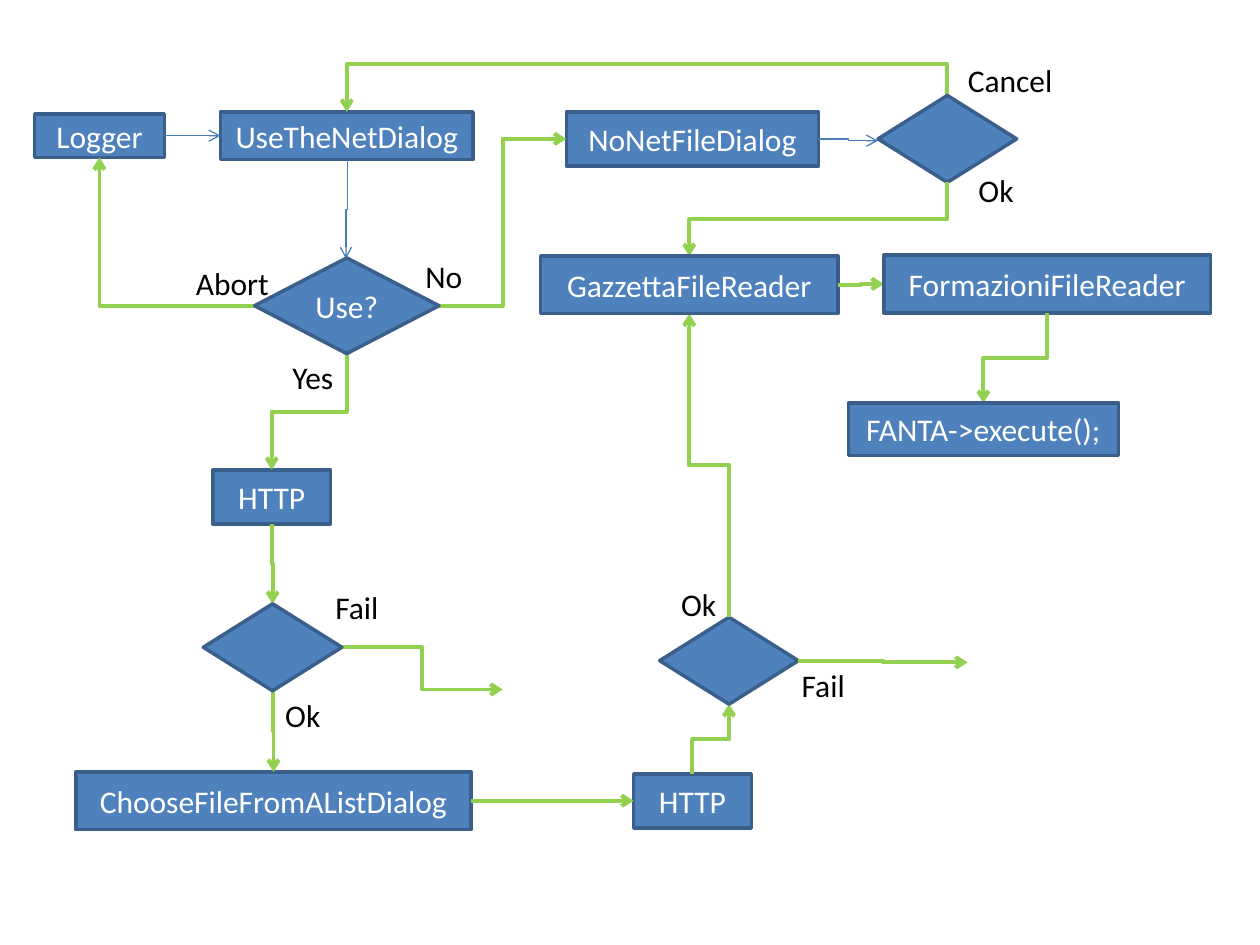
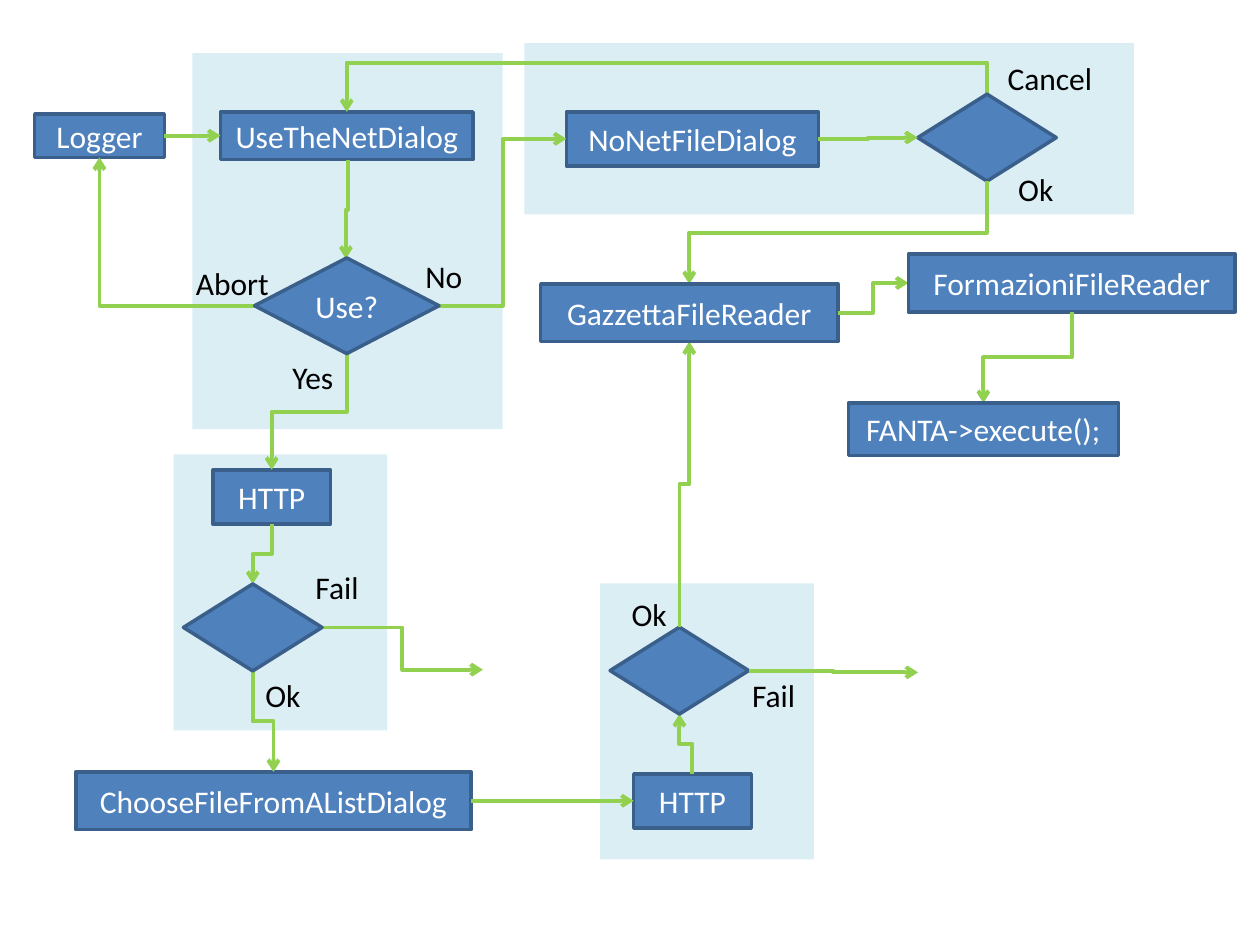
Before and after one commit to wdastru/FantaCalcGui, a slide deck: slide 1 of FlowDiagram.pptx. Drawn at 1260x945 pixels with LibreOffice and Linux fonts; fonts in the diff are those of the drawing. Boxes give left, top, right and bottom in pixels: in the first picture for what was removed or moved away, otherwise in the second. Text is boxed around its words. In the diff, an @@ line names an element or a change of style, - is before the commit and + after.

```diff
--- a/FlowDiagram.pptx
+++ b/FlowDiagram.pptx
@@ rectangle added at (193,53,503,428), fill #DBEEF4 @@
@@ rectangle added at (524,43,1134,214), fill #DBEEF4 @@
@@ elbow arrow moved from (948, 96) - (346, 112) to (987, 94) - (346, 112) @@
@@ 2 texts, 1 diamond: place and size @@
-2 texts, 1 diamond at (878,70,1053,203)
+2 texts, 1 diamond at (917,68,1093,202)
@@ elbow arrow (164, 136) - (220, 136): stroke #4B7EBC 0.75 pt to #92D050 2.25 pt @@
@@ elbow arrow moved from (819, 139) - (878, 141) to (819, 139) - (917, 137) @@
@@ elbow arrow (819, 139) - (917, 137): stroke #4B7EBC 0.75 pt to #92D050 2.25 pt @@
@@ elbow arrow (348, 160) - (346, 258): stroke #4B7EBC 0.75 pt to #92D050 2.25 pt @@
@@ elbow arrow moved from (948, 183) - (689, 256) to (987, 181) - (689, 284) @@
@@ rectangle "FormazioniFileReader": place and size @@
-rectangle "FormazioniFileReader" at (883,256,1210,314)
+rectangle "FormazioniFileReader" at (908,255,1235,312)
@@ rectangle "GazzettaFileReader": place and size @@
-rectangle "GazzettaFileReader" at (541,256,838,314)
+rectangle "GazzettaFileReader" at (541,284,838,341)
@@ elbow arrow moved from (838, 285) - (883, 284) to (838, 312) - (908, 284) @@
@@ elbow arrow moved from (1047, 312) - (983, 403) to (1072, 312) - (983, 403) @@
@@ elbow arrow moved from (730, 617) - (689, 314) to (679, 627) - (689, 341) @@
@@ rectangle added at (174,455,388,731), fill #DBEEF4 @@
@@ elbow arrow moved from (272, 524) - (272, 604) to (272, 524) - (253, 583) @@
@@ rectangle added at (600,583,814,859), fill #DBEEF4 @@
@@ 2 texts, 1 diamond, 1 elbow arrow: place and size @@
-2 texts, 1 diamond, 1 elbow arrow at (203,597,503,728)
+2 texts, 1 diamond, 1 elbow arrow at (184,577,483,708)
@@ elbow arrow moved from (272, 690) - (273, 772) to (253, 670) - (273, 772) @@
@@ 2 texts, 1 diamond, 1 elbow arrow: place and size @@
-2 texts, 1 diamond, 1 elbow arrow at (660,594,968,704)
+2 texts, 1 diamond, 1 elbow arrow at (610,604,919,714)
@@ elbow arrow moved from (693, 774) - (730, 704) to (693, 774) - (679, 714) @@
```
Also in this commit, not shown: 1 other file.
